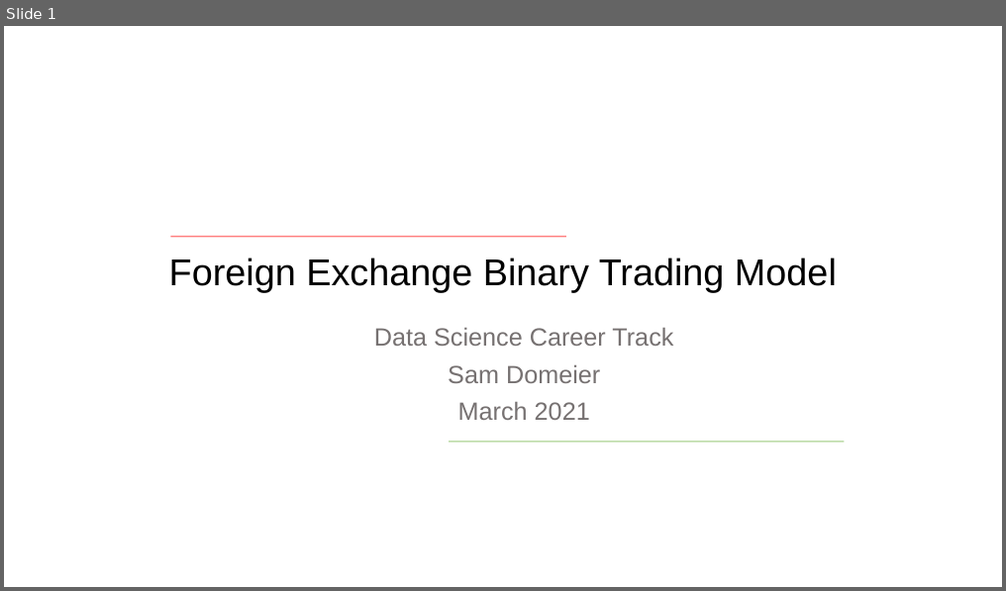
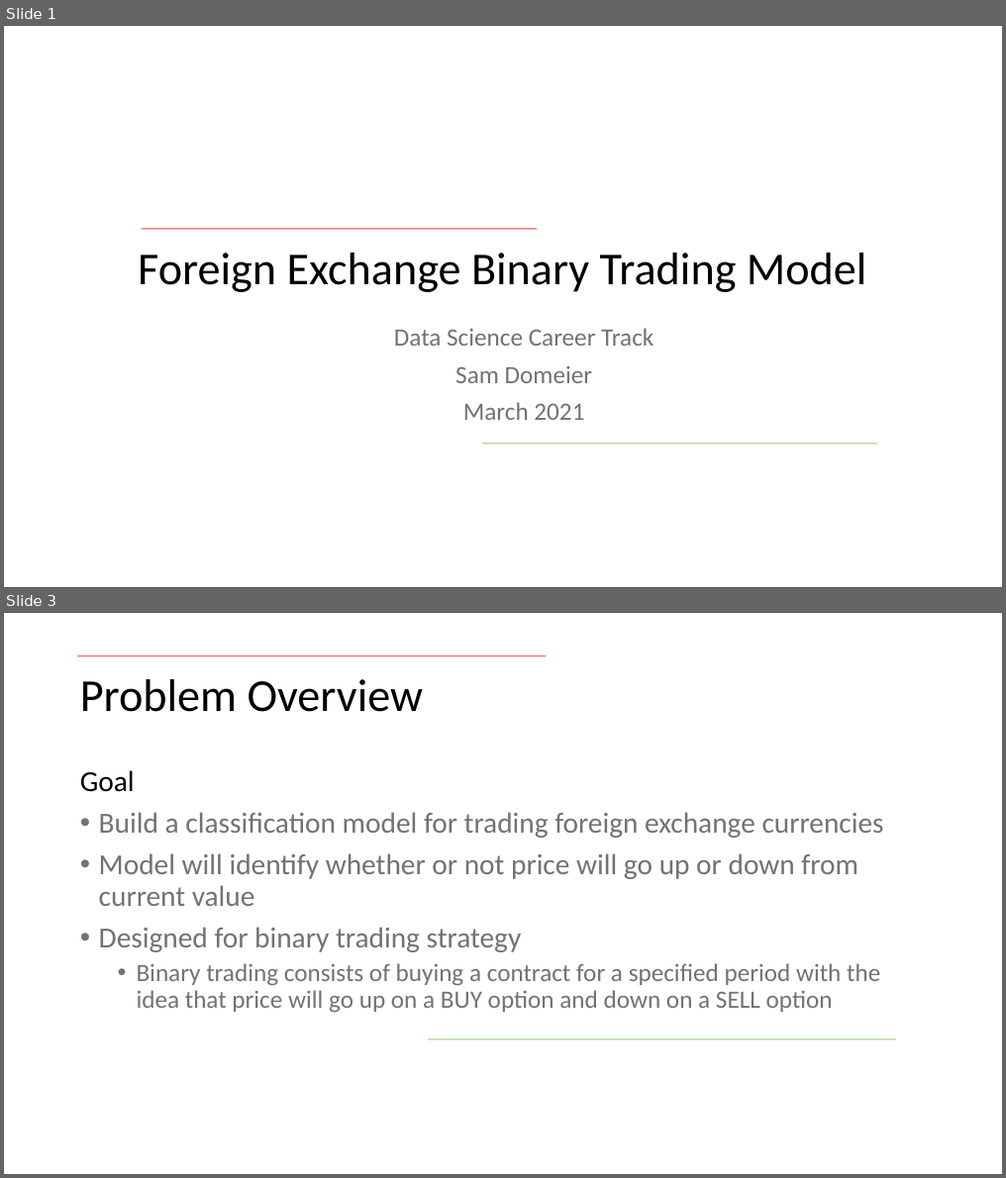
Before and after one commit to samdomeier/Springboard-projects, a slide deck: forex_binary_trading_classification/forex_model_presentation.pptx. Shown one above the other, each under a label of ours: slide 1 before the commit, slides 1 and 3 after it; the slides between them are not shown. The pictures are 1006x591 and 1006x1178 pixels, drawn with LibreOffice and Linux fonts; fonts in the diff are those of the drawing; background and template pictures are left out. Boxes give left, top, right and bottom in pixels: in the first picture for what was removed or moved away, otherwise in the second. Text is boxed around its words. In the diff, an @@ line names an element or a change of style, - is before the commit and + after.

```diff
--- a/forex_binary_trading_classification/forex_model_presentation.pptx
+++ b/forex_binary_trading_classification/forex_model_presentation.pptx
@@ slide 3 added at (x1=4, y1=613, x2=1002, y2=1174), background picture (left out) @@
@@ line added from (77, 657) to (546, 657), #FF0000 1.5 pt @@
@@ title added at (x1=80, y1=679, x2=424, y2=712), 44 pt, text #000000 @@
+Problem Overview
@@ text added at (x1=80, y1=770, x2=884, y2=1013), 28 pt, text #767171 @@
+Goal
+• Build a classification model for trading foreign exchange currencies
+• Model will identify whether or not price will go up or down from current value
+• Designed for binary trading strategy
+  • Binary trading consists of buying a contract for a specified period with the idea that price will go up on a BUY option and down on a SELL option
@@ line added from (428, 1040) to (896, 1040), #A9D18E 1.5 pt @@
@@ slide 1 changed as well @@
@@ line moved from (171, 236) - (566, 236) to (141, 229) - (537, 229) @@
@@ title "Foreign Exchange Binary Trading Model" at (x1=138, y1=253, x2=867, y2=292): size 36 to 44 pt, font Arial to Calibri @@
@@ subtitle "Data Science Career Track" at (x1=394, y1=328, x2=653, y2=420): font Arial to Calibri @@
@@ line moved from (449, 442) - (844, 442) to (481, 444) - (877, 444) @@
```
Also in this commit, not shown: 11 other slides added, 1 slide removed.
